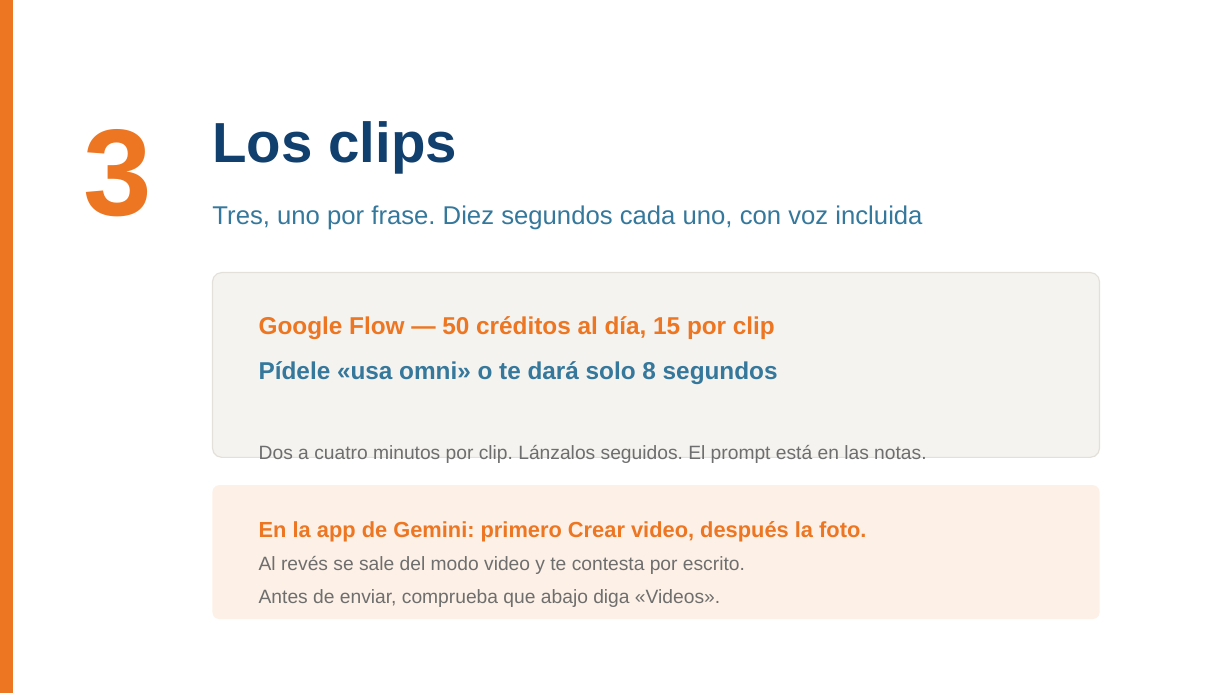
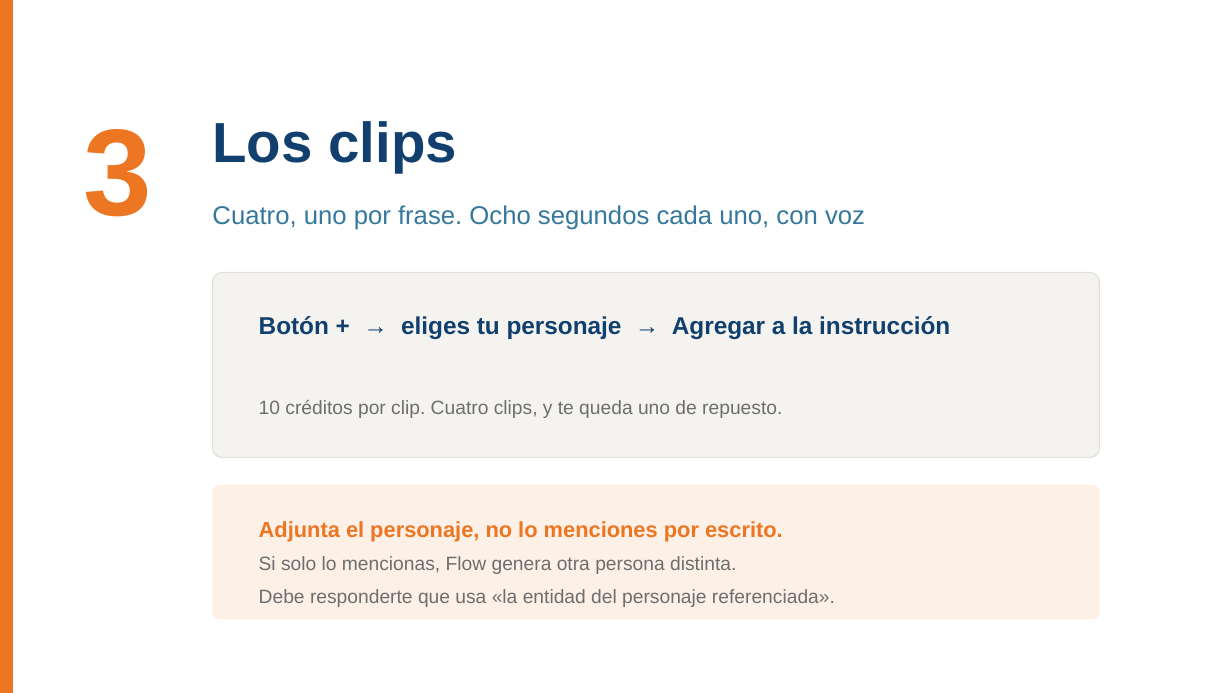
Before and after one commit to BioAITeamLearning/IntroInfo_2026_02_Ucaldas, a slide deck: slide 9 of _static/sesion06/S06_audio_imagen_video.pptx. Drawn at 1232x693 pixels with LibreOffice and Linux fonts; fonts in the diff are those of the drawing. Boxes give left, top, right and bottom in pixels: in the first picture for what was removed or moved away, otherwise in the second. Text is boxed around its words. In the diff, an @@ line names an element or a change of style, - is before the commit and + after.

```diff
--- a/_static/sesion06/S06_audio_imagen_video.pptx
+++ b/_static/sesion06/S06_audio_imagen_video.pptx
@@ text at (212,205,865,230): text changed @@
-Tres, uno por frase. Diez segundos cada uno, con voz incluida
+Cuatro, uno por frase. Ocho segundos cada uno, con voz
@@ text at (259,316,950,418): text changed; size 19 to 15 pt; bold off @@
-Google Flow — 50 créditos al día, 15 por clip
-Pídele «usa omni» o te dará solo 8 segundos
-Dos a cuatro minutos por clip. Lánzalos seguidos. El prompt está en las notas.
+Botón + → eliges tu personaje → Agregar a la instrucción
+10 créditos por clip. Cuatro clips, y te queda uno de repuesto.
@@ text at (259,521,835,607): text changed @@
-En la app de Gemini: primero Crear video, después la foto.
-Al revés se sale del modo video y te contesta por escrito.
-Antes de enviar, comprueba que abajo diga «Videos».
+Adjunta el personaje, no lo menciones por escrito.
+Si solo lo mencionas, Flow genera otra persona distinta.
+Debe responderte que usa «la entidad del personaje referenciada».
```
Also in this commit, not shown: 12 other slides changed, 1 slide added, 1 slide removed, 2 other files.
